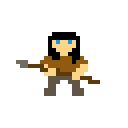
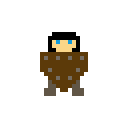
Layered file, before and after one edit (128x128). Changes by layer:
showed "Shield", painted on it over [left=40, top=52, right=88, bottom=92]
hid "Spear" over [left=16, top=60, right=100, bottom=84]
